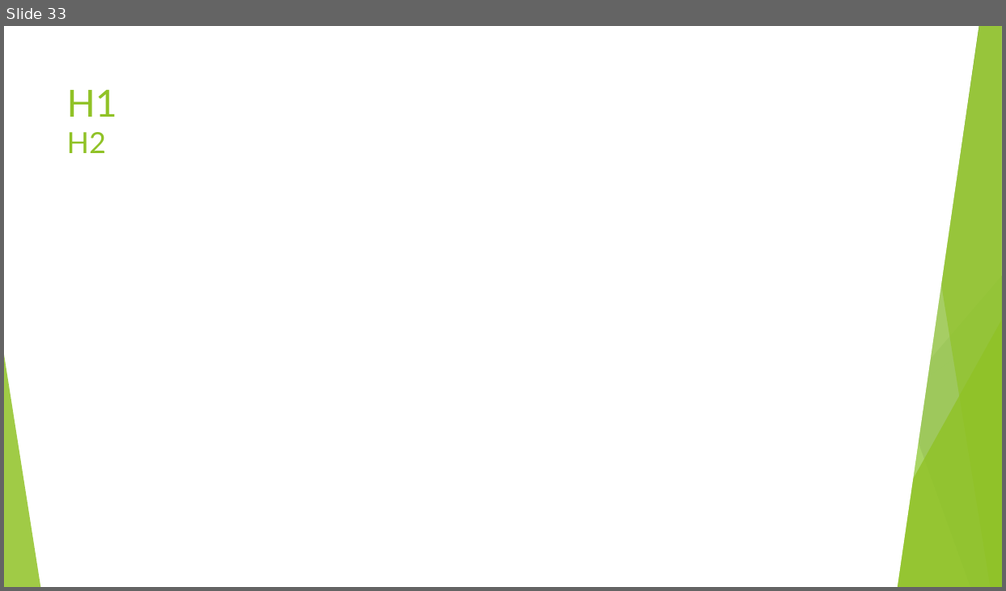
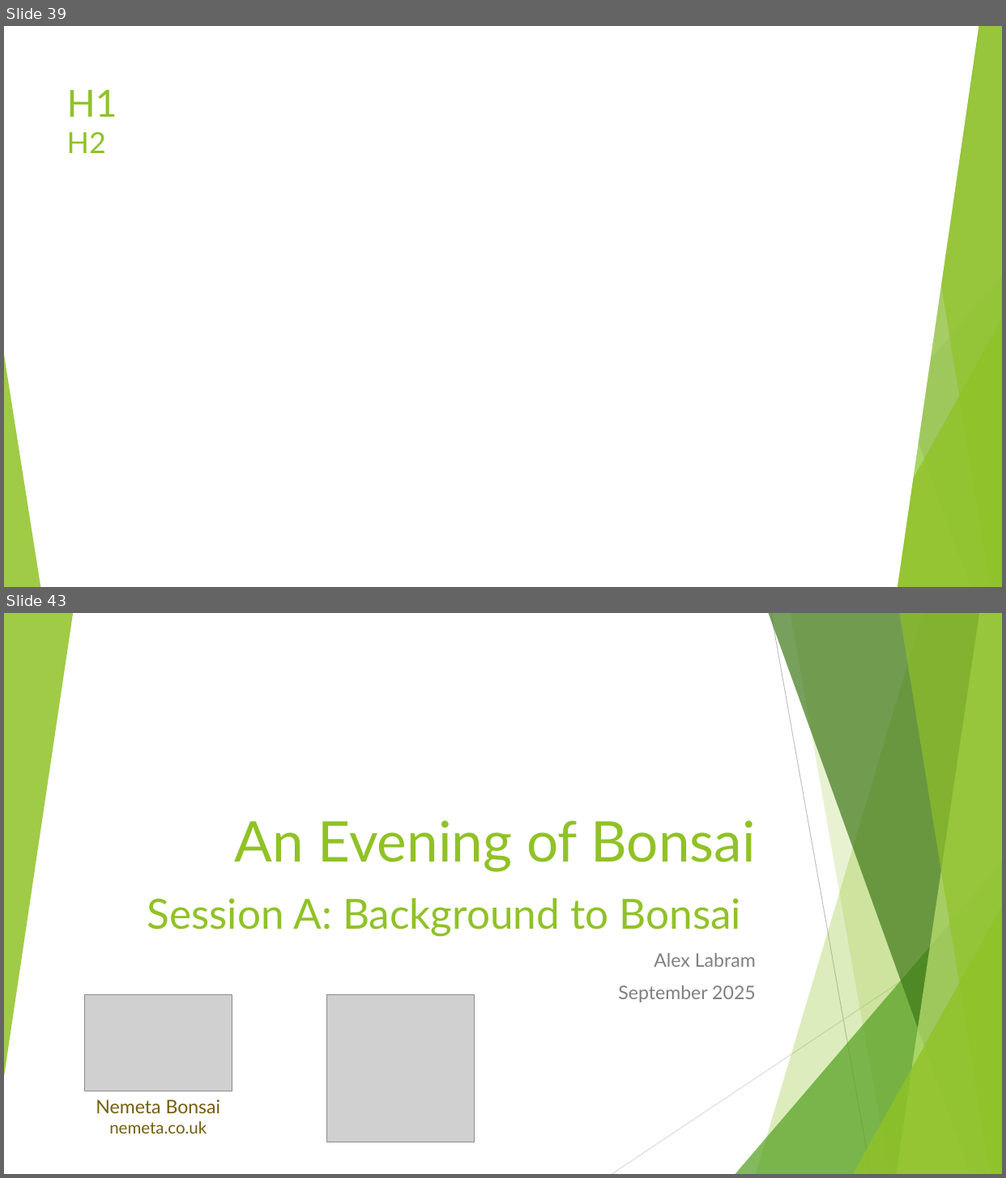
Before and after one commit to AlexLabram/Bonsai, a slide deck: Courseware/Bonsai On A Budget (running).pptx. Shown one above the other, each under a label of ours: slide 33 before the commit, slides 39 and 43 after it; the slides between them are not shown. The pictures are 1006x591 and 1006x1178 pixels, drawn with LibreOffice and Linux fonts; fonts in the diff are those of the drawing; grey boxes stand for pictures. Boxes give left, top, right and bottom in pixels: in the first picture for what was removed or moved away, otherwise in the second. Text is boxed around its words. In the diff, an @@ line names an element or a change of style, - is before the commit and + after.

```diff
--- a/Courseware/Bonsai On A Budget (running).pptx
+++ b/Courseware/Bonsai On A Budget (running).pptx
@@ slide 43 added at (4, 613, 1002, 1174), background #FFFFFF; not listed: 9 template elements that a slide beside it also shows @@
@@ triangle added at (4, 613, 73, 1077), fill #90C226 at 85% opacity @@
@@ title added at (147, 820, 756, 937), 40 pt, text #90C226 @@
+An Evening of Bonsai
+Session A: Background to Bonsai
@@ subtitle added at (618, 953, 756, 1003), 18 pt, text #808080 @@
+Alex Labram
+September 2025
@@ picture added at (84, 995, 232, 1092) @@
@@ picture added at (326, 995, 474, 1142) @@
@@ text added at (96, 1100, 221, 1134), 18 pt, text #755E0D @@
+Nemeta Bonsai
+nemeta.co.uk
@@ what was slide 33 is now slide 39 @@
```
Also in this commit, not shown: 2 slides changed, 11 other slides added.
